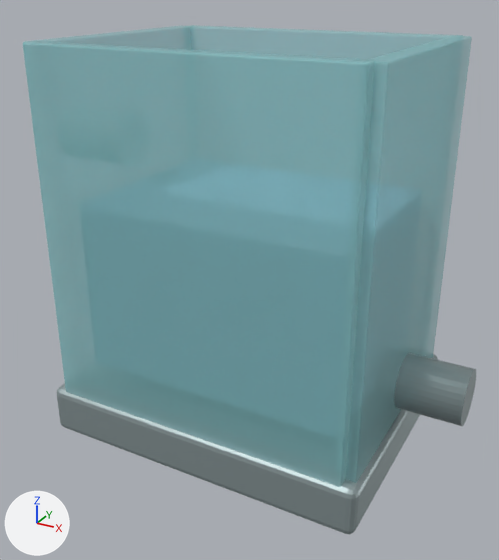
A saved change to the Blender file assets/blender-source/water_tank.blend.
Before and after are seen from a 50 mm lens placed at (0.969, -1.801, 1.39), pointed at (0.005, -0.048, 0.513). The lights are fixed; the arrows at lower left show +X, +Y and +Z. The older version comes first.

Names of what the first picture shows: 'Tank_Base', 'Tank_Glass_End', 'Tank_Glass_End.001', 'Tank_Glass_Side', 'Tank_Glass_Side.001', 'Tank_Outlet'.
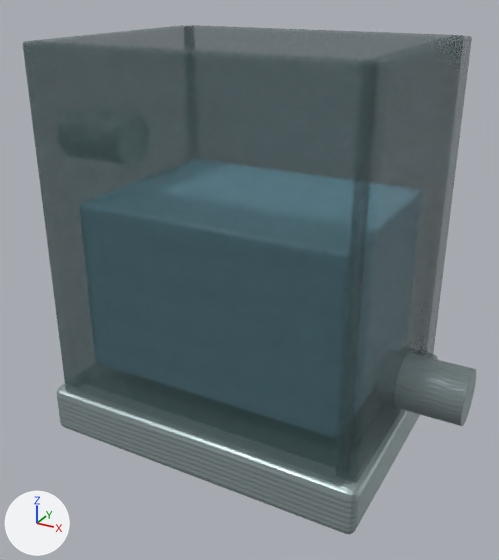
What changed in the scene script:
```text
Add img_pl_tank_glass_end_mat_roughness:
    img_pl_tank_glass_end_mat_roughness = load_image('PL_Tank_Glass_End_mat_Roughness', '_unpacked/PL_Tank_Glass_End_mat_Roughness', 128, 128, 'Non-Color')
Add img_pl_tank_glass_end_mat_normal:
    img_pl_tank_glass_end_mat_normal = load_image('PL_Tank_Glass_End_mat_Normal', '_unpacked/PL_Tank_Glass_End_mat_Normal', 128, 128, 'Non-Color')
Add img_pl_tank_glass_end_mat_basecolor:
    img_pl_tank_glass_end_mat_basecolor = load_image('PL_Tank_Glass_End_mat_BaseColor', '_unpacked/PL_Tank_Glass_End_mat_BaseColor', 128, 128, 'sRGB')
Add img_pl_tank_glass_side_mat_basecolor:
    img_pl_tank_glass_side_mat_basecolor = load_image('PL_Tank_Glass_Side_mat_BaseColor', '_unpacked/PL_Tank_Glass_Side_mat_BaseColor', 128, 128, 'sRGB')
Add img_pl_tank_glass_side_mat_normal:
    img_pl_tank_glass_side_mat_normal = load_image('PL_Tank_Glass_Side_mat_Normal', '_unpacked/PL_Tank_Glass_Side_mat_Normal', 128, 128, 'Non-Color')
Add img_pl_tank_glass_side_mat_roughness:
    img_pl_tank_glass_side_mat_roughness = load_image('PL_Tank_Glass_Side_mat_Roughness', '_unpacked/PL_Tank_Glass_Side_mat_Roughness', 128, 128, 'Non-Color')
Change mat_pl_tank_glass_side_mat:
    remove # nodes: BsdfPrincipled, OutputMaterial
    remove # colours: cyan #95d4d8
    nodes: BsdfPrincipled, NormalMap, OutputMaterial, TexImage x3
    uses the picture img_pl_tank_glass_side_mat_basecolor
    uses the picture img_pl_tank_glass_side_mat_normal
    uses the picture img_pl_tank_glass_side_mat_roughness
Change mat_pl_tank_glass_end_mat:
    remove # nodes: BsdfPrincipled, OutputMaterial
    remove # colours: cyan #95d4d8
    nodes: BsdfPrincipled, NormalMap, OutputMaterial, TexImage x3
    uses the picture img_pl_tank_glass_end_mat_basecolor
    uses the picture img_pl_tank_glass_end_mat_normal
    uses the picture img_pl_tank_glass_end_mat_roughness
```

Boxes (x1, y1, x2, y2) around the edits, measured in the pictures (499 x 560 px):
'Tank_Glass_End', surface changed
    both: (23, 41, 374, 487)
'Tank_Glass_Side.001', surface changed
    both: (346, 36, 472, 483)
'Tank_Glass_End.001', surface changed
    both: (190, 25, 463, 60)
'Tank_Glass_Side', surface changed
    both: (23, 25, 191, 50)
